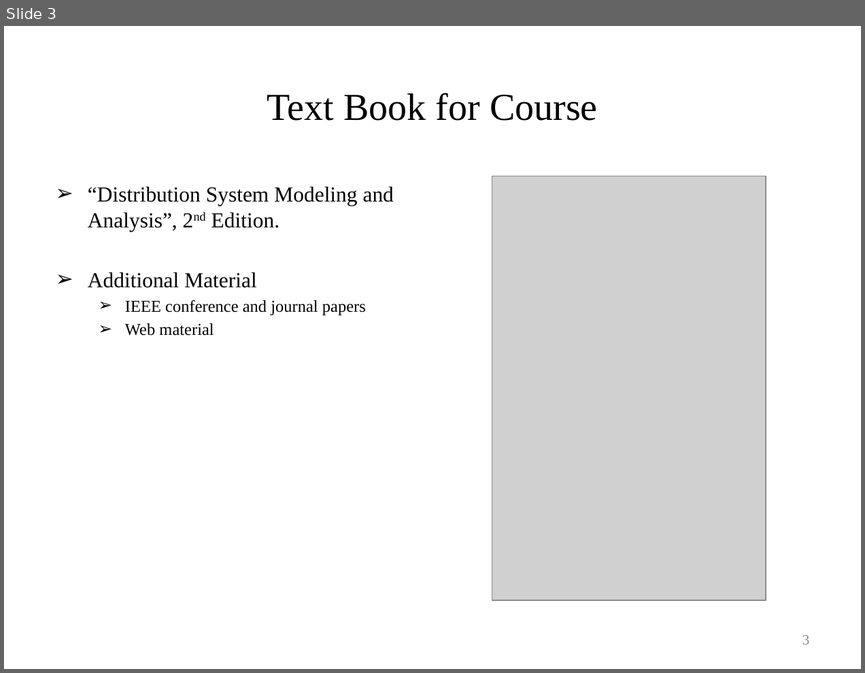
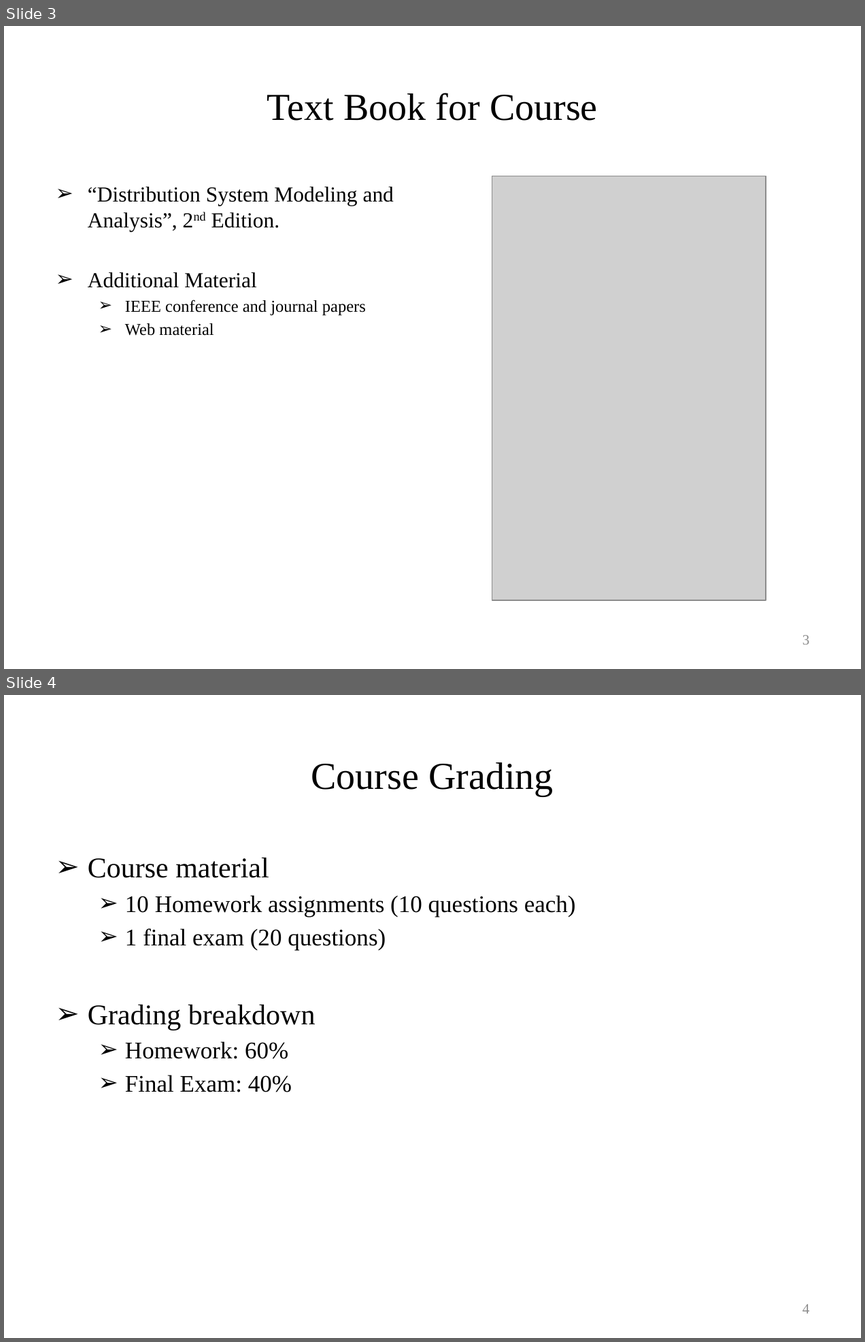
Before and after one commit to gridlab-d/course, a slide deck: University of Washington Class/Module 0 - Introduction.pptx. Shown one above the other, each under a label of ours: slide 3 before the commit, slides 3 and 4 after it. The pictures are 865x673 and 865x1342 pixels, drawn with LibreOffice and Linux fonts; fonts in the diff are those of the drawing; grey boxes stand for pictures. Boxes give left, top, right and bottom in pixels: in the first picture for what was removed or moved away, otherwise in the second. Text is boxed around its words. In the diff, an @@ line names an element or a change of style, - is before the commit and + after.

```diff
--- a/University of Washington Class/Module 0 - Introduction.pptx
+++ b/University of Washington Class/Module 0 - Introduction.pptx
@@ slide 4 added at [4, 695, 861, 1338], background #FFFFFF @@
@@ title added at [311, 762, 553, 796], 32 pt, text #000000 @@
+Course Grading
@@ text added at [88, 858, 576, 1092], 20 pt, text #000000 @@
+➢ Course material
+  ➢ 10 Homework assignments (10 questions each)
+  ➢ 1 final exam (20 questions)
+➢ Grading breakdown
+  ➢ Homework: 60%
+  ➢ Final Exam: 40%
@@ page number added at [802, 1304, 809, 1313], 12 pt, text #8C8C8C @@
+4
```
Also in this commit, not shown: 3 other files.
